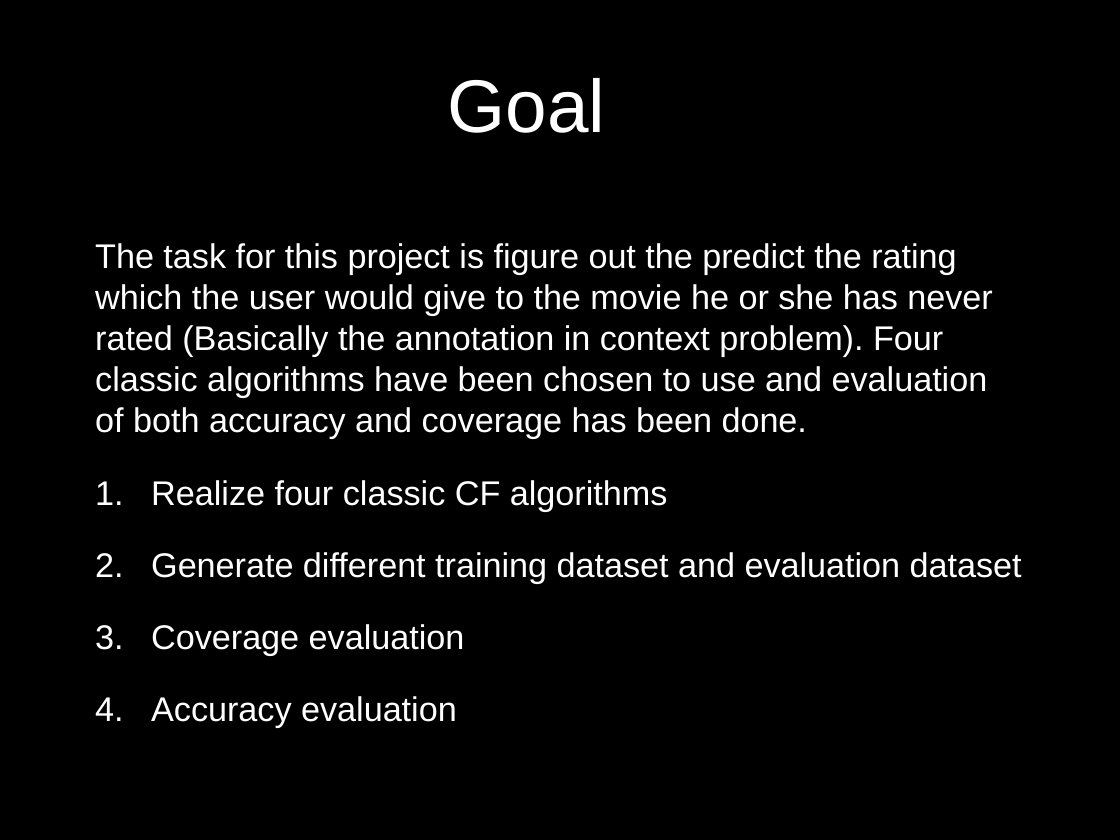
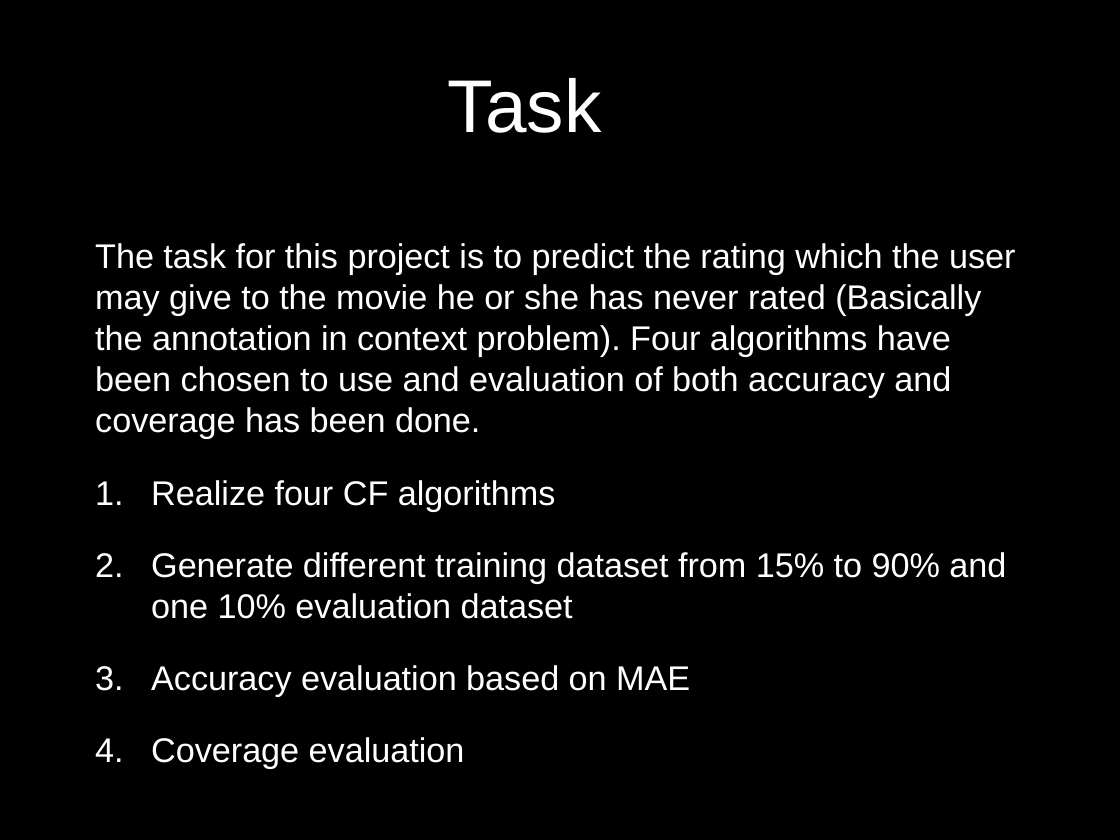
Before and after one commit to UCSBGauchos/MAE-data, a slide deck: slide 11 of Final Presentation.pptx (slide 6 before the commit). Drawn at 1120x840 pixels with LibreOffice and Linux fonts; fonts in the diff are those of the drawing; background and template pictures are left out. Boxes give left, top, right and bottom in pixels: in the first picture for what was removed or moved away, otherwise in the second. Text is boxed around its words. In the diff, an @@ line names an element or a change of style, - is before the commit and + after.

```diff
--- a/Final Presentation.pptx
+++ b/Final Presentation.pptx
@@ title at bbox=[448, 78, 601, 133]: text changed @@
-Goal
+Task
@@ text at bbox=[95, 243, 1015, 697]: text changed @@
-The task for this project is figure out the predict the rating which the user would give to the movie he or she has never rated (Basically the annotation in context problem). Four classic algorithms have been chosen to use and evaluation of both accuracy and coverage has been done.
-1. Realize four classic CF algorithms
-2. Generate different training dataset and evaluation dataset
+The task for this project is to predict the rating which the user may give to the movie he or she has never rated (Basically the annotation in context problem). Four algorithms have been chosen to use and evaluation of both accuracy and coverage has been done.
+1. Realize four CF algorithms
+2. Generate different training dataset from 15% to 90% and one 10% evaluation dataset
+3. Accuracy evaluation based on MAE
@@ text at bbox=[151, 696, 457, 728]: paragraph removed @@
-4. Accuracy evaluation
```
Also in this commit, not shown: 5 other slides changed, 11 slides added.
